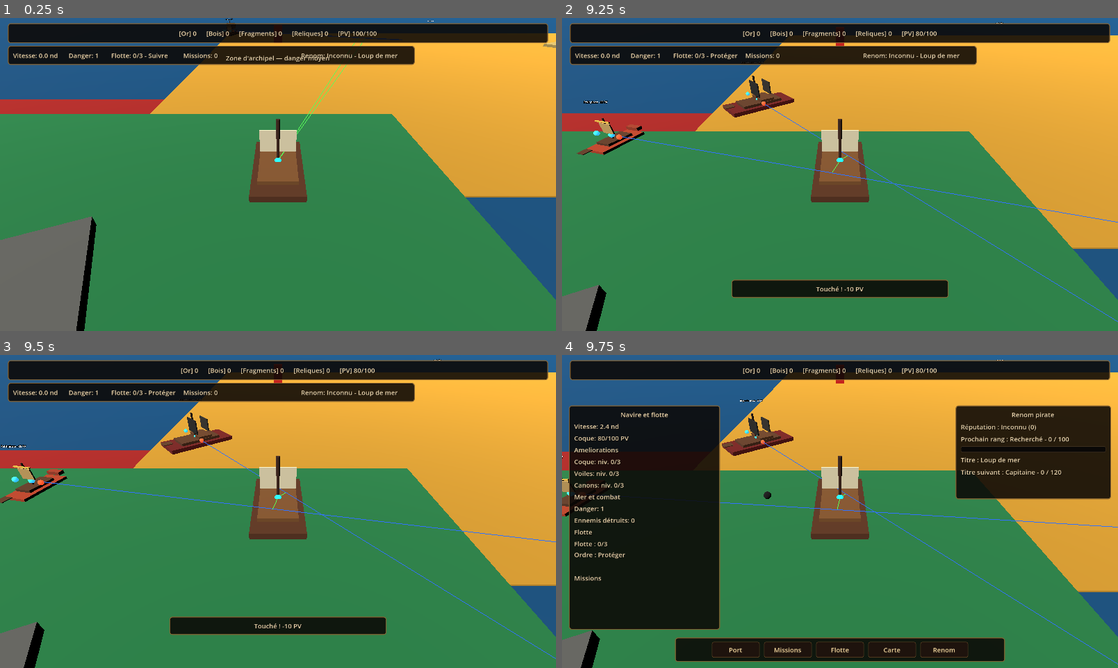
Above: before the commit, frames 1-4 (two rows, left to right).
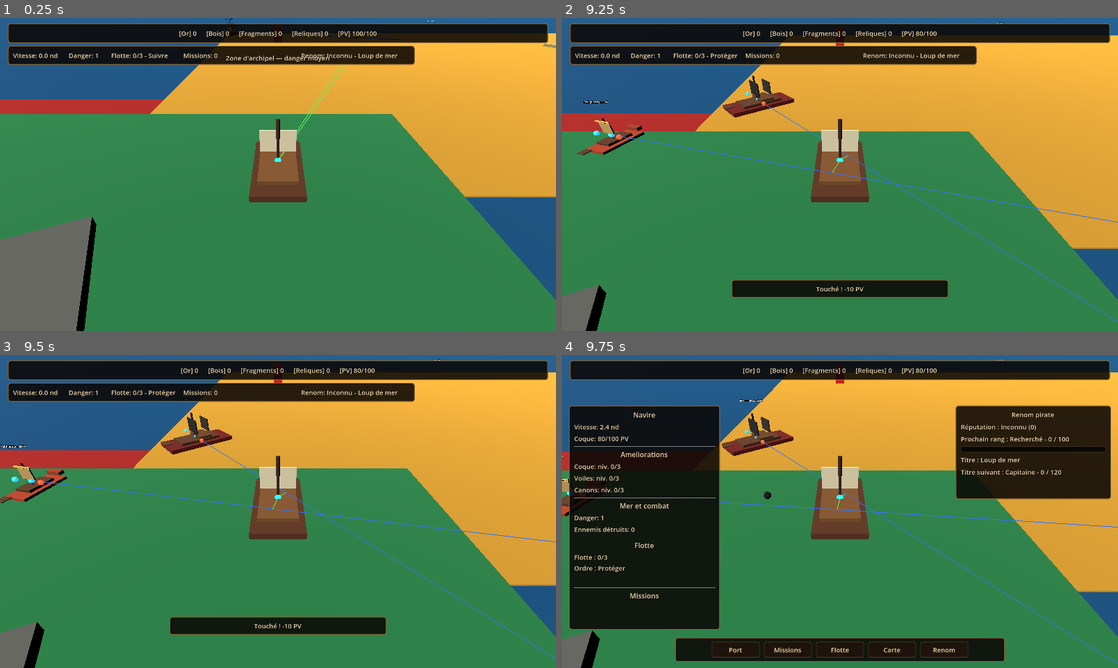
Above: after the commit, the same moments.

Repository: blou132/jeux-pirate
Game: Godot game, scene res://scenes/world/World.tscn
The game is run twice, just before and just after one commit, with the same random seed, the same clock (stepped at 60 frames per second) and the same inputs.
Inputs (mouse positions are in pixels of both pictures, inside the frame that each line leads up to):
- Up to frame 1 (0.25 s): no input
- Up to frame 2 (9.25 s): tap Enter at 0.5 s; move the mouse to (962, 158) at 0.52 s; hold D 0.53-1.25 s; tap R at 0.6 s; click (962, 158) at 0.67 s; drag from (728, 190) to (812, 237) at 1.27 s; tap Space at 2 s; move the mouse to (895, 105) at 2.02 s; hold D 2.03-2.75 s; hold Q 2.03-2.75 s; drag from (812, 237) to (673, 127) at 2.77 s; move the mouse to (1006, 221) at 3.52 s; hold A 3.53-4.25 s; tap F at 3.6 s; drag from (673, 127) to (756, 96) at 4.27 s; move the mouse to (867, 174) at 5.02 s; hold S 5.03-5.75 s; tap H at 5.1 s; click (867, 174) at 5.17 s; drag from (756, 96) to (728, 190) at 5.77 s; move the mouse to (962, 158) at 6.52 s; hold W 6.53-7.25 s; tap E at 6.6 s; drag from (728, 190) to (812, 237) at 7.27 s; move the mouse to (895, 105) at 8.02 s; hold S 8.03-8.75 s; hold Z 8.03-8.75 s; drag from (812, 237) to (673, 127) at 8.77 s
- Up to frame 3 (9.5 s): no input
- Up to frame 4 (9.75 s): move the mouse to (1006, 558) at 9.52 s; hold W from 9.53 s (still down); tap Tab at 9.6 s; click (1006, 558) at 9.67 s

Frames 1-3 are identical in both runs. In frame 4, 1.7% of the frame differs, in the area x 2-28%, y 18-78%.

Commit message:
feat: improve HUD section readability

Diff:
--- a/scenes/ui/HUD.tscn
+++ b/scenes/ui/HUD.tscn
@@ -104,8 +104,9 @@
 
 [node name="ShipHeaderLabel" type="Label" parent="HUDRoot/LeftStatusPanel/LeftVBox"]
 layout_mode = 2
-text = "Navire et flotte"
-horizontal_alignment = 1
+text = "Navire"
+horizontal_alignment = 1
+theme_override_font_sizes/font_size = 16
 
 [node name="SpeedLabel" type="Label" parent="HUDRoot/LeftStatusPanel/LeftVBox"]
 layout_mode = 2
@@ -115,9 +116,14 @@
 layout_mode = 2
 text = "Coque: 100/100 PV"
 
+[node name="UpgradeDivider" type="HSeparator" parent="HUDRoot/LeftStatusPanel/LeftVBox"]
+layout_mode = 2
+
 [node name="UpgradeHeaderLabel" type="Label" parent="HUDRoot/LeftStatusPanel/LeftVBox"]
 layout_mode = 2
 text = "Ameliorations"
+horizontal_alignment = 1
+theme_override_font_sizes/font_size = 16
 
 [node name="HullLevelLabel" type="Label" parent="HUDRoot/LeftStatusPanel/LeftVBox"]
 layout_mode = 2
@@ -131,9 +137,14 @@
 layout_mode = 2
 text = "Canons: niv. 0/3"
 
+[node name="WorldDivider" type="HSeparator" parent="HUDRoot/LeftStatusPanel/LeftVBox"]
+layout_mode = 2
+
 [node name="WorldHeaderLabel" type="Label" parent="HUDRoot/LeftStatusPanel/LeftVBox"]
 layout_mode = 2
 text = "Mer et combat"
+horizontal_alignment = 1
+theme_override_font_sizes/font_size = 16
 
 [node name="DangerLabel" type="Label" parent="HUDRoot/LeftStatusPanel/LeftVBox"]
 layout_mode = 2
@@ -143,9 +154,14 @@
 layout_mode = 2
 text = "Ennemis detruits: 0"
 
+[node name="FleetDivider" type="HSeparator" parent="HUDRoot/LeftStatusPanel/LeftVBox"]
+layout_mode = 2
+
 [node name="FleetHeaderLabel" type="Label" parent="HUDRoot/LeftStatusPanel/LeftVBox"]
 layout_mode = 2
 text = "Flotte"
+horizontal_alignment = 1
+theme_override_font_sizes/font_size = 16
 
 [node name="AllyLabel" type="Label" parent="HUDRoot/LeftStatusPanel/LeftVBox"]
 custom_minimum_size = Vector2(0, 74)
@@ -153,9 +169,14 @@
 text = "Flotte : 0/3"
 autowrap_mode = 3
 
+[node name="MissionDivider" type="HSeparator" parent="HUDRoot/LeftStatusPanel/LeftVBox"]
+layout_mode = 2
+
 [node name="MissionHeaderLabel" type="Label" parent="HUDRoot/LeftStatusPanel/LeftVBox"]
 layout_mode = 2
 text = "Missions"
+horizontal_alignment = 1
+theme_override_font_sizes/font_size = 16
 
 [node name="QuestLabel" type="Label" parent="HUDRoot/LeftStatusPanel/LeftVBox"]
 layout_mode = 2
